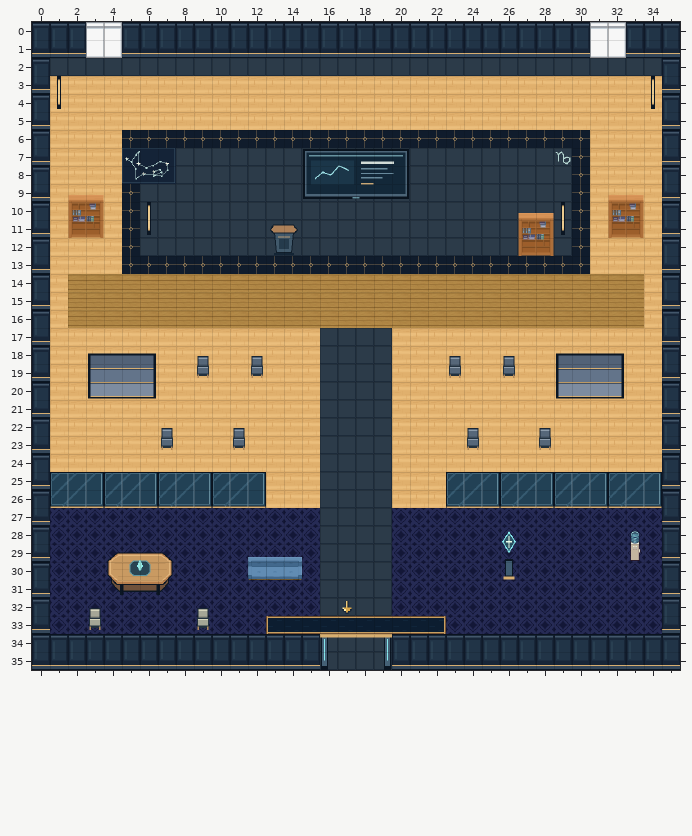
Tiled map (JSON): maps/speaker-capricorn.tmj. Above: the version before the commit.
Cells are 32x32 px. Shown: x 0..35, y 0..35.
After the commit:
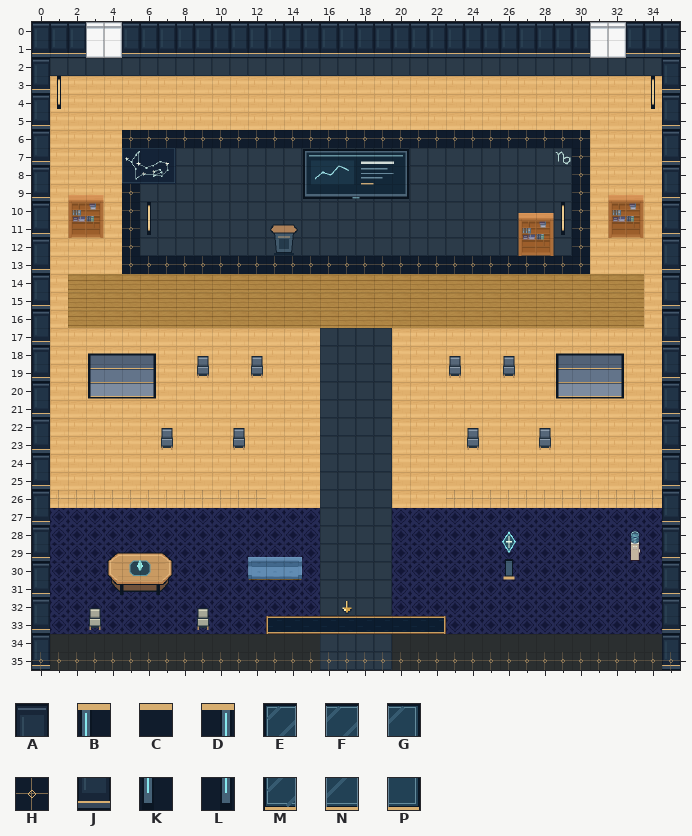
Key: from "art-0": A 0, B 1, C 2, D 4, E 9, F 10, G 11, H 15, J 16, K 17, L 20, M 25, N 26, P 27.
_ is an empty cell, # one hidden under a higher layer.
What changed:
Layer "scenery-belowAvatar-0":
y 26: x 1..12 ____________ -> HHHHHHHHHHHH; x 23..34 ____________ -> HHHHHHHHHHHH
y 35: x 16..19 ____ -> HHHH
Layer "scenery-belowAvatar-2":
y 35: x 0 _ -> J; x 35 _ -> J
Layer "scenery-belowAvatar-3":
y 35: x 0..15 ________________ -> HHHHHHHHHHHHHHHH; x 20..35 ________________ -> HHHHHHHHHHHHHHHH
Layer "scenery-aboveAvatar-0" (removed):
y 25: x 1..12 EFGEFGEFGEFG -> ____________; x 23..34 EFGEFGEFGEFG -> ____________
y 26: x 1..12 MNPMNPMNPMNP -> ____________; x 23..34 MNPMNPMNPMNP -> ____________
y 34: x 16..19 BCCD -> ____
y 35: x 0 # -> _; x 16 K -> _; x 19 L -> _; x 35 # -> _
Layer "scenery-aboveAvatar-1" (removed):
y 34: x 1..15 AAAAAAAAAAAAAAA -> _______________; x 20..34 AAAAAAAAAAAAAAA -> _______________
y 35: x 0..15 JJJJJJJJJJJJJJJJ -> ________________; x 20..35 JJJJJJJJJJJJJJJJ -> ________________
